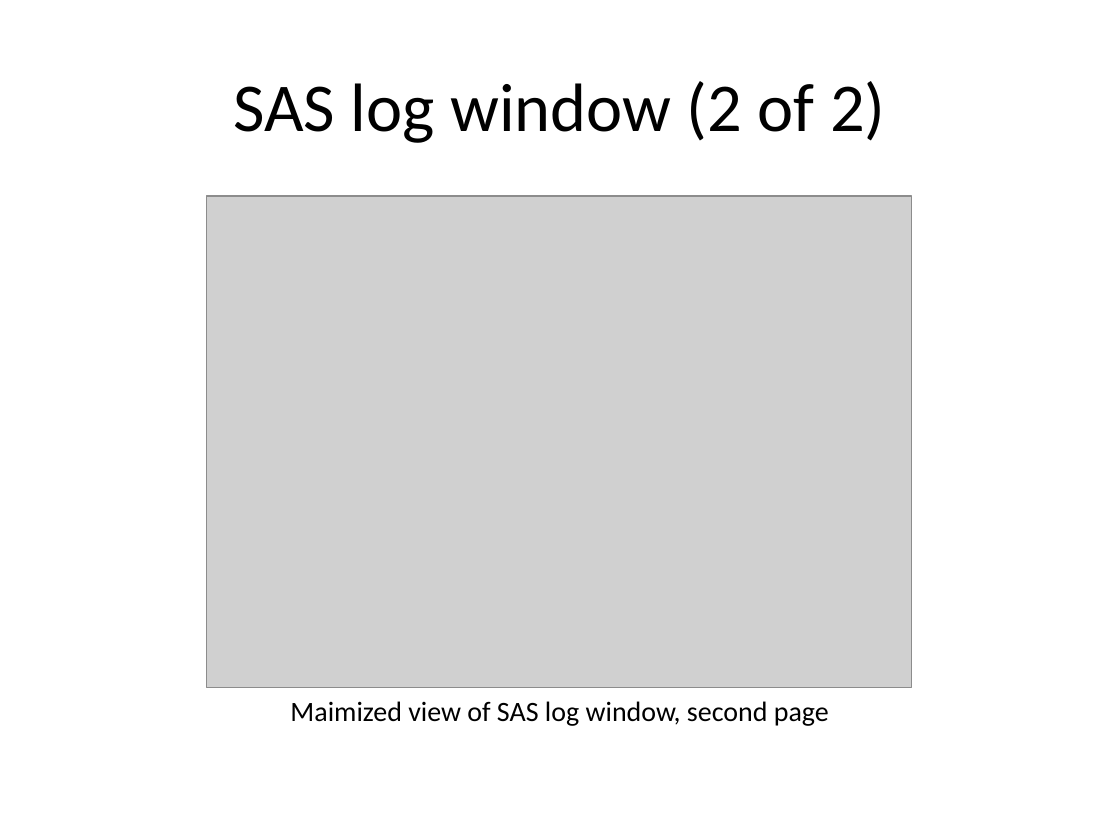
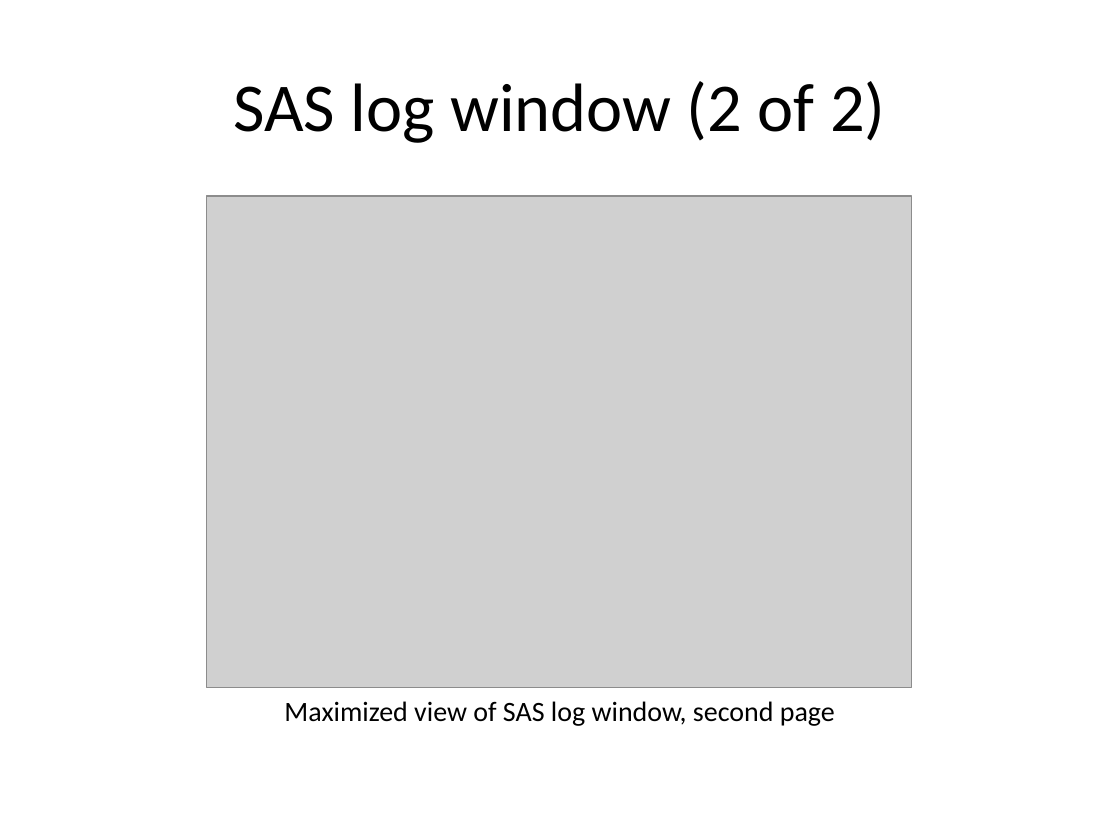
Before and after one commit to pmean/introduction-to-SAS, a slide deck: slide 20 of results/m01-course-introduction.pptx (slide 22 before the commit). Drawn at 1120x840 pixels with LibreOffice and Linux fonts; fonts in the diff are those of the drawing; grey boxes stand for pictures. Boxes give left, top, right and bottom in pixels: in the first picture for what was removed or moved away, otherwise in the second. Text is boxed around its words. In the diff, an @@ line names an element or a change of style, - is before the commit and + after.

```diff
--- a/results/m01-course-introduction.pptx
+++ b/results/m01-course-introduction.pptx
@@ text at [284,701,835,726]: text changed @@
-Maimized view of SAS log window, second page
+Maximized view of SAS log window, second page
```
Also in this commit, not shown: 10 other slides changed, 26 slides added, 18 slides removed, 9 other files.
